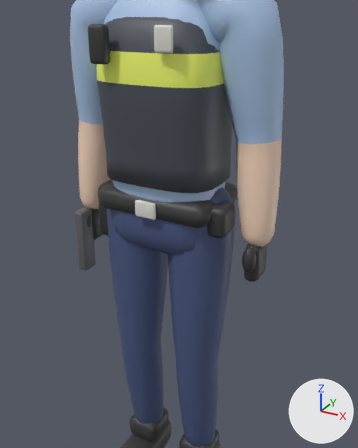
What one commit did to the glTF model assets/models/characters/officer.glb.
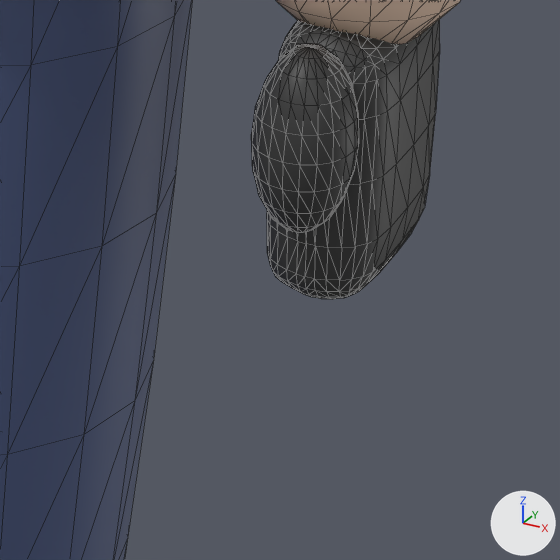
Each version is shown from a 50 mm lens placed at (0.639, -1.105, 1.494), pointed at (0.072, -0.074, 0.978), then close up on the part from 58% to 79% of the width and 54% to 71% of the height. The lights are fixed; the arrows at lower right show +X, +Y and +Z. The first two pictures are the older version. The close-ups show mesh edges as thin lines. Where no turn or scale is listed for an object, it has been applied to the vertices.

Objects in the first close-up: 'arm.L', 'hand.L', 'leg.L', 'thumb.L'.
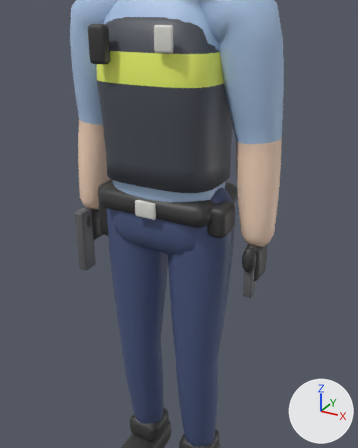
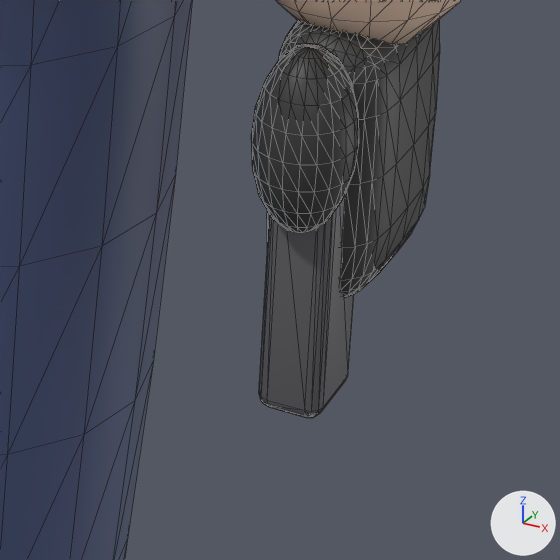
Changed parts and their boxes [x1, y1, x2, y2] in the close-ups (560 x 560 px):
'spare_mag', added
    after: [259, 193, 354, 418]

What the commit changed:
Mesh me_cube_015_1 is new.
It has 96 vertices, 188 faces and spans x -0.012..0.012, y -0.017..0.017, z -0.05..0.05.
It uses material mat_gun (dark grey #616165).
Object 'spare_mag' (ob_spare_mag) is new; it shows me_cube_015_1.
Its location is (0.26, -0.035, 0.85).
